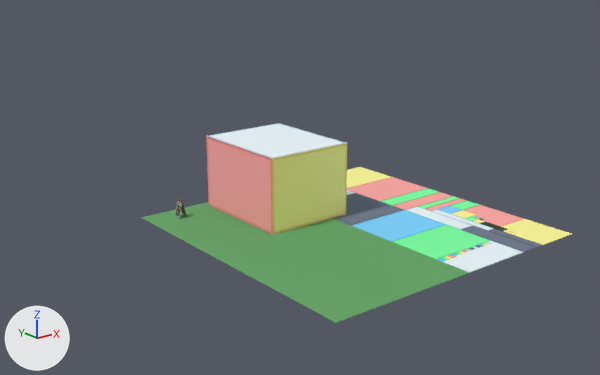
The glTF model src/models/Cafe.gltf, before and after one commit.
One viewpoint serves both versions: a 50 mm camera at (-2.47, -4.8, 1.87) aimed at (1.16, -0.26, 0.05). Every picture has the same lights, and +X, +Y and +Z are marked at lower left. Where no turn or scale is listed for an object, it has been applied to the vertices. Vertices at the same position are counted once.

Objects in the first picture: 'Cafe Main Building', 'Cafe Sign Front', 'base[delete]'.
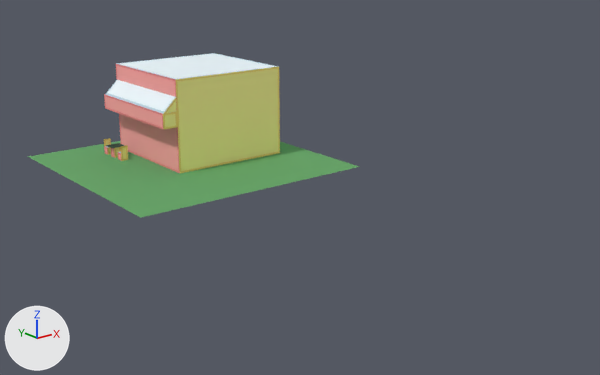
The edits, one by one:
me_mesh_0 has 8 vertices, 12 faces and spans x 0.0..2.0, y -2.0..0.0, z 0.0.
me_mesh_0 is used by ob_base_delete; location (0.0, 0.0, 0.0).
me_mesh_0 part 1: texture (UV) coordinates of 12 of 12 faces, centred in x 0.0..2.0, y -2.0..0.0, z 0.0, changed; they spanned u 0.0..0.5, v 0.0..0.5 and now span u 0.0..0.25, v 0.0..0.5.
Mesh me_mesh_8 is new.
It has 8 vertices, 12 faces and spans x 0.5625..0.625, y -0.3751..-0.375, z 0.0..0.125.
It uses material mat_material_0.
Mesh me_mesh_7 is new.
It has 8 vertices, 12 faces and spans x 0.5312..0.6562, y -0.5312..-0.4062, z 0.0938.
It uses material mat_material_0.
Mesh me_mesh_6 is new.
It is a box spanning x 0.5625..0.625, y -0.5..-0.4375, z 0.0..0.0938.
It uses material mat_material_0.
Mesh me_mesh_5 is new.
It has 8 vertices, 12 faces and spans x 0.5625..0.625, y -0.3126..-0.3125, z 0.0..0.125.
It uses material mat_material_0.
Mesh me_mesh_4_1 is new.
It is a box spanning x 0.5625..0.625, y -0.375..-0.3125, z 0.0..0.0625.
It uses material mat_material_0.
Mesh me_mesh_3_1 is new.
It has 8 vertices, 12 faces and spans x -0.177..0.177, y -0.5..0.494, z -0.177..0.177.
It uses material mat_material_0.
Mesh me_mesh_2_1 is new.
It is a box spanning x 0.75..1.75, y -1.25..-0.25, z 0.0..0.75.
It uses material mat_material_0.
Mesh me_mesh_1_1 is new.
It is a box spanning x 0.625..0.75, y -1.25..-0.25, z 0.375..0.5.
It uses material mat_material_0.
Object 'base[delete]' (ob_base_delete) moves from (0.0, 0.0, 0.0) to (0.0, 2.0, 0.0).
Object 'Cafe Main Building' (ob_cafe_main_building) is deleted.
Object 'Cafe Sign Front' (ob_cafe_sign_front) is deleted.
Object 'Chair Back.001' (ob_chair_back_001) is new; it shows me_mesh_8.
Its location is (0.0, 1.75, 0.0).
Object 'Table Top' (ob_table_top) is new; it shows me_mesh_7.
Its location is (0.0, 2.0, 0.0).
Object 'Table Leg' (ob_table_leg) is new; it shows me_mesh_6.
Its location is (0.0, 2.0, 0.0).
Object 'Chair Back' (ob_chair_back) is new; it shows me_mesh_5.
Its location is (0.0, 2.0, 0.0).
Object 'Chair Seat' (ob_chair_seat) is new; it shows me_mesh_4_1.
Its location is (0.0, 2.0, 0.0).
Object 'Cafe Lining top' (ob_cafe_lining_top) is new; it shows me_mesh_3_1.
Its location is (0.812, 1.253, 0.5).
Object 'Cafe Building' (ob_cafe_building) is new; it shows me_mesh_2_1.
Its location is (0.0, 2.0, 0.0).
Object 'Cafe Lining Base' (ob_cafe_lining_base) is new; it shows me_mesh_1_1.
Its location is (0.0, 2.0, 0.0).

Where the change shows, as pixel boxes (x1, y1, x2, y2) in the pictures (600 x 375 px):
'base[delete]', surface changed, moved
    before: (141, 167, 572, 323)
    after: (28, 141, 360, 217)
'Cafe Building', added
    after: (116, 53, 280, 173)
'Cafe Main Building', deleted
    before: (206, 123, 347, 234)
'Cafe Lining top', added
    after: (106, 80, 177, 113)
'Cafe Lining Base', added
    after: (104, 94, 178, 130)
'Chair Back.001', added
    after: (121, 145, 128, 161)
'Table Leg', added
    after: (111, 147, 121, 158)
'Cafe Sign Front', deleted
    before: (174, 201, 182, 218)
'Table Top', added
    after: (106, 143, 124, 148)
'Chair Seat', added
    after: (104, 146, 111, 155)
'Chair Back', added
    after: (104, 138, 111, 146)
